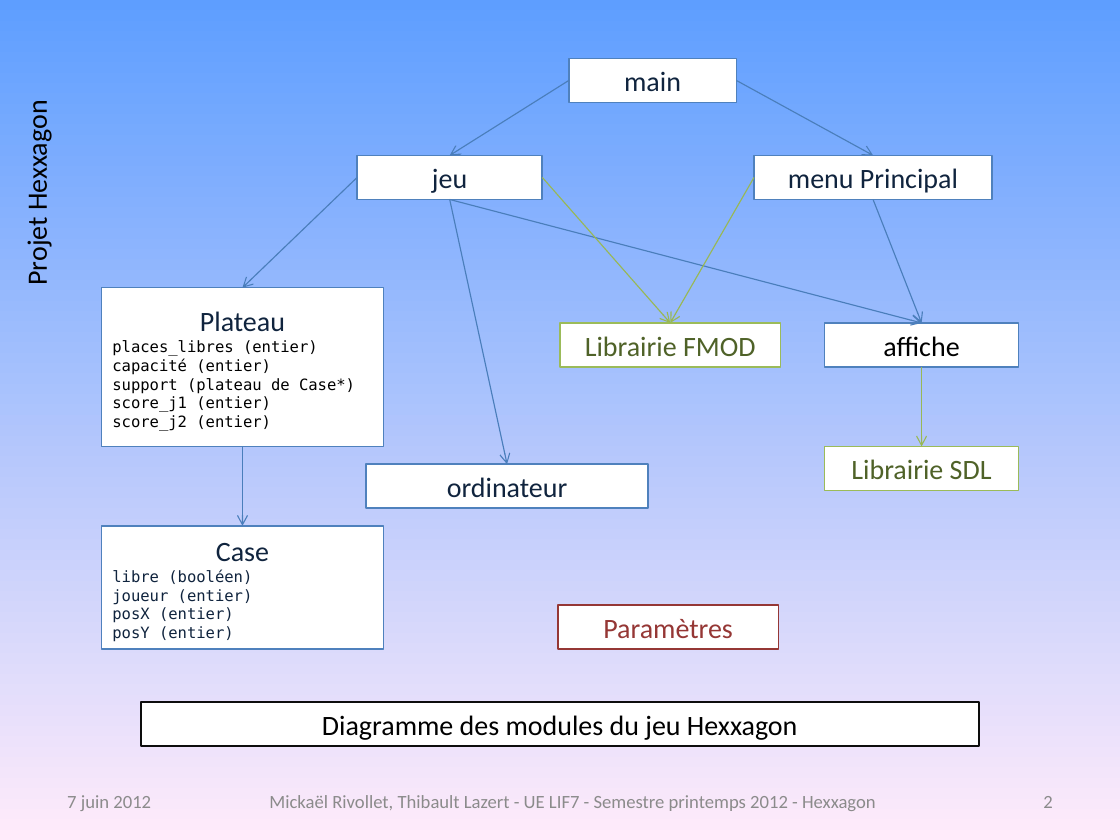
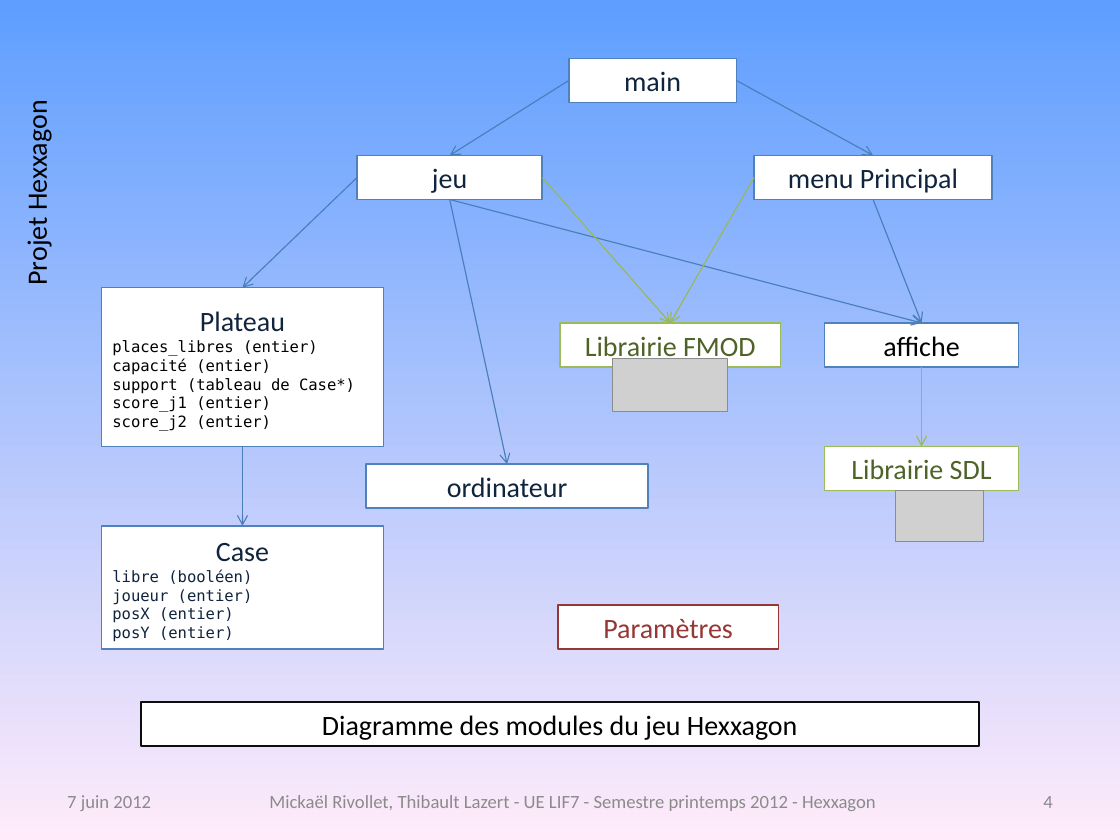
Before and after one commit to freeman1987/lazert-rivollet-lif7, a slide deck: slide 4 of projet/doc/presentation-projet.pptx (slide 2 before the commit). Drawn at 1120x840 pixels with LibreOffice and Linux fonts; fonts in the diff are those of the drawing; grey boxes stand for pictures; background and template pictures are left out. Boxes give left, top, right and bottom in pixels: in the first picture for what was removed or moved away, otherwise in the second. Text is boxed around its words. In the diff, an @@ line names an element or a change of style, - is before the commit and + after.

```diff
--- a/projet/doc/presentation-projet.pptx
+++ b/projet/doc/presentation-projet.pptx
@@ picture added at [613, 358, 727, 411] @@
@@ text in rectangle at [112, 378, 355, 394]: text changed @@
-support (plateau de Case*)
+support (tableau de Case*)
@@ picture added at [895, 491, 983, 542] @@
@@ page number at [1043, 796, 1052, 808]: text changed @@
-2
+4
```
Also in this commit, not shown: 12 other slides changed, 4 slides added, 3 other files.
